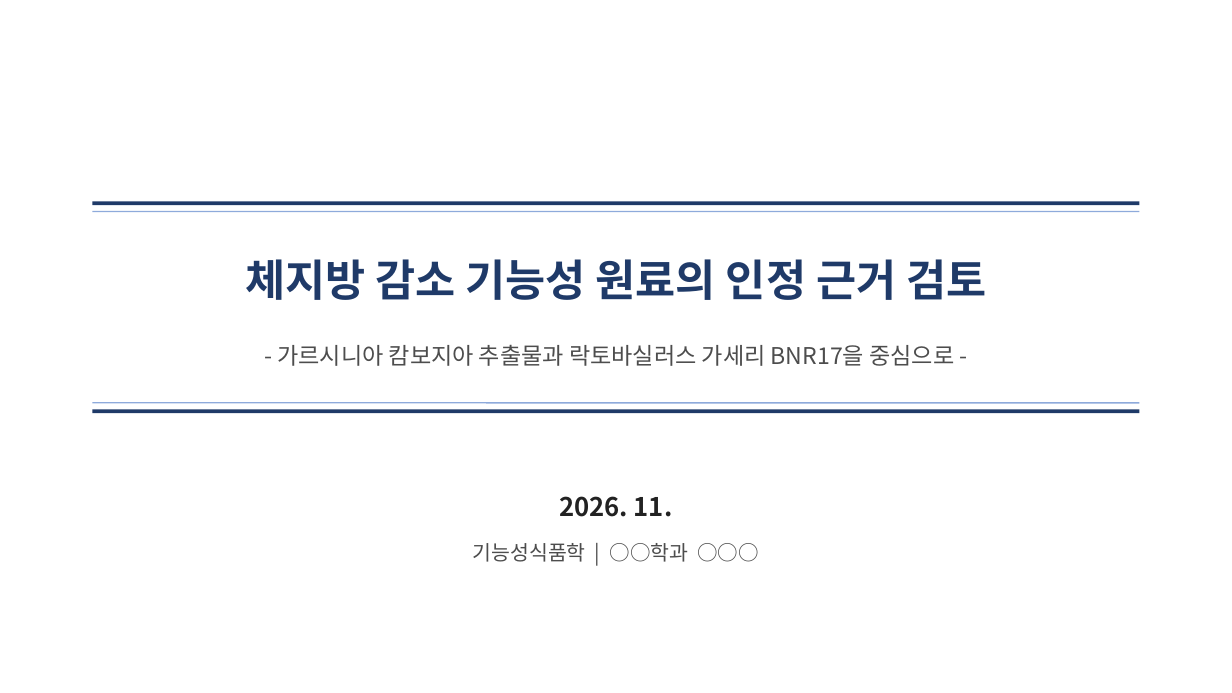
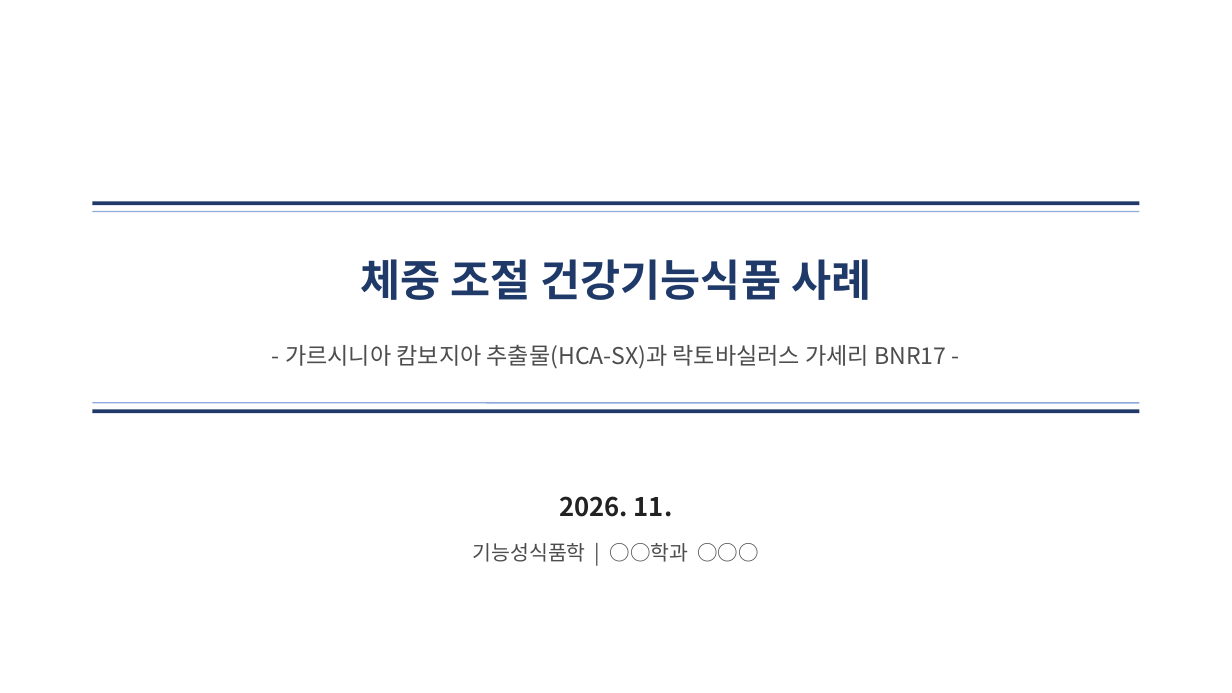
Before and after one commit to logvinca99-cell/logvinca, a slide deck: slide 1 of 발표자료/체중조절_발표_기능성식품학.pptx. Drawn at 1232x693 pixels with LibreOffice and Linux fonts; fonts in the diff are those of the drawing. Boxes give left, top, right and bottom in pixels: in the first picture for what was removed or moved away, otherwise in the second. Text is boxed around its words. In the diff, an @@ line names an element or a change of style, - is before the commit and + after.

```diff
--- a/발표자료/체중조절_발표_기능성식품학.pptx
+++ b/발표자료/체중조절_발표_기능성식품학.pptx
@@ title at (360,259,871,300): text changed @@
-체지방 감소 기능성 원료의 인정 근거 검토
+체중 조절 건강기능식품 사례
@@ text at (285,345,946,369): text changed @@
-- 가르시니아 캄보지아 추출물과 락토바실러스 가세리 BNR17을 중심으로 -
+- 가르시니아 캄보지아 추출물(HCA-SX)과 락토바실러스 가세리 BNR17 -
```
Also in this commit, not shown: 10 other slides changed, 5 slides added, 9 slides removed.
